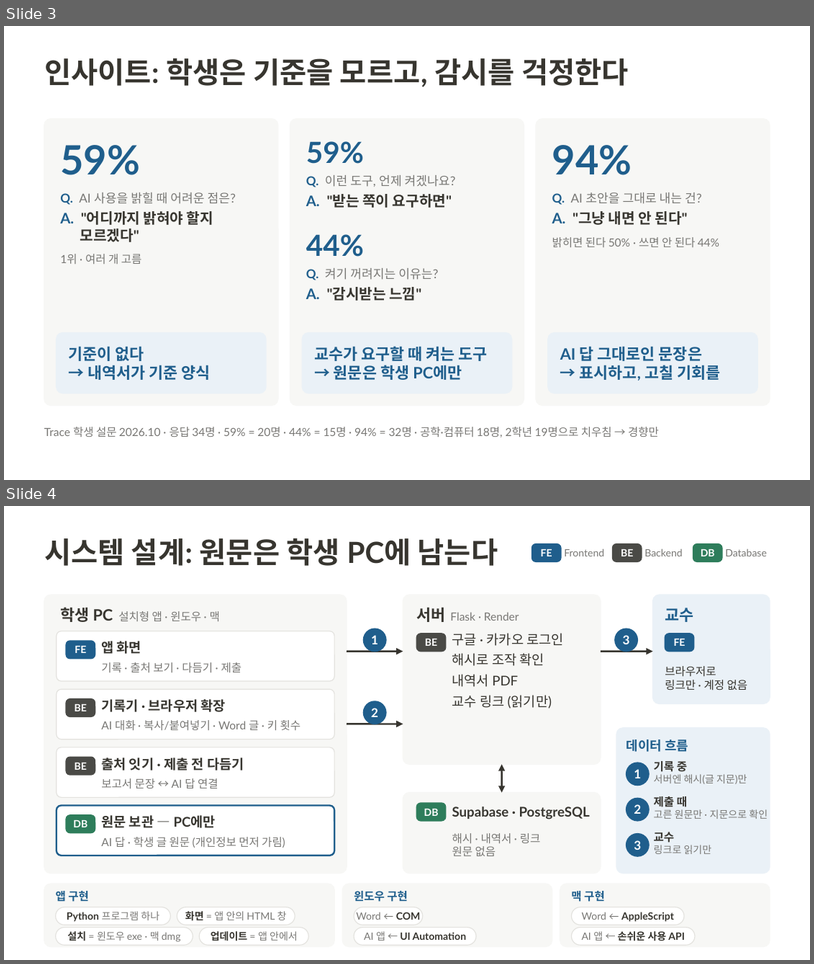
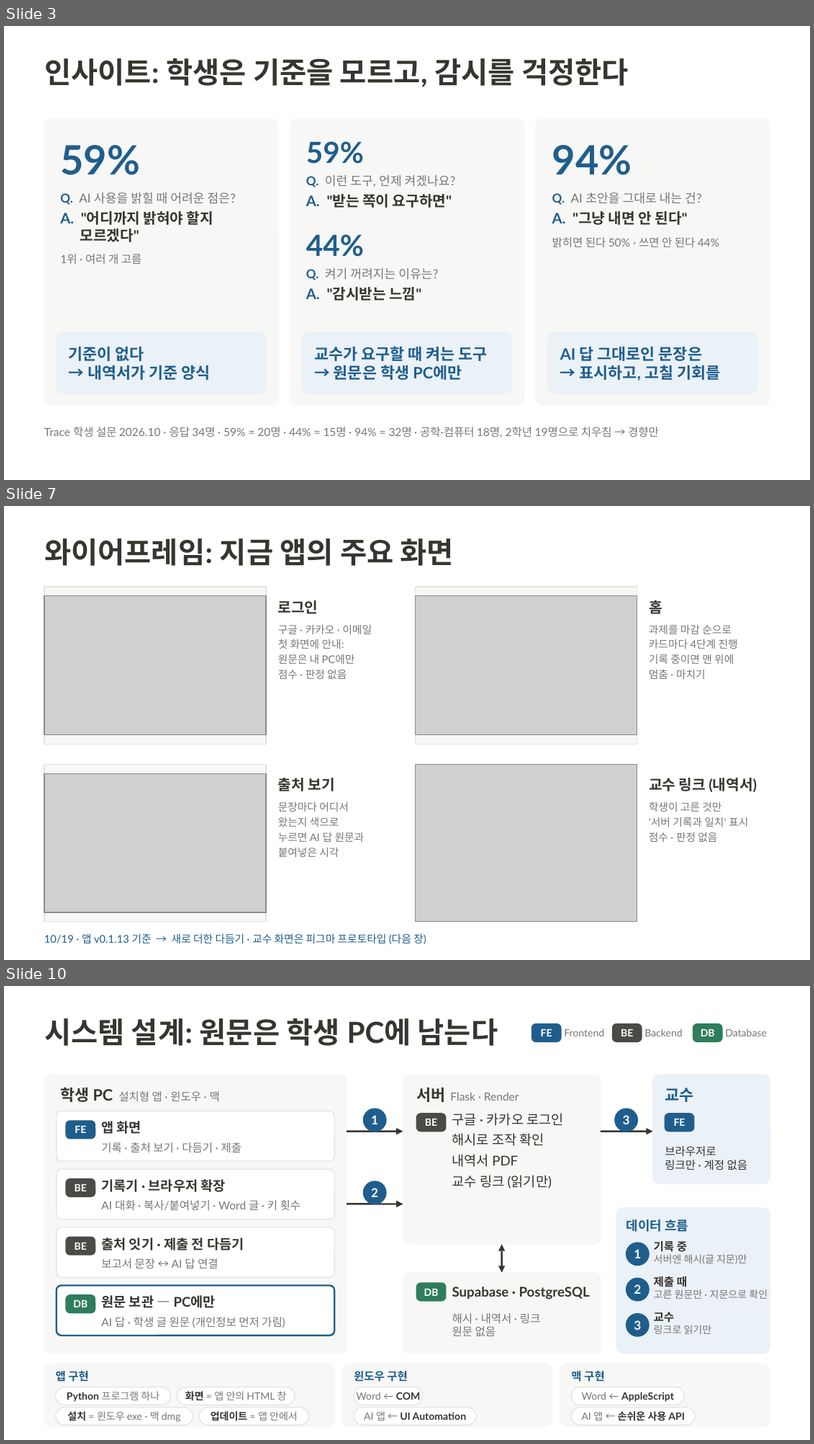
Before and after one commit to 20233014-KYH/trace, a slide deck: deck/중간발표_김용현.pptx. Shown one above the other, each under a label of ours: slides 3 and 4 before the commit, slides 3, 7 and 10 after it; the slides between them are not shown. The pictures are 814x964 and 814x1444 pixels, drawn with LibreOffice and Linux fonts; fonts in the diff are those of the drawing; grey boxes stand for pictures. Boxes give left, top, right and bottom in pixels: in the first picture for what was removed or moved away, otherwise in the second. Text is boxed around its words. In the diff, an @@ line names an element or a change of style, - is before the commit and + after.

```diff
--- a/deck/중간발표_김용현.pptx
+++ b/deck/중간발표_김용현.pptx
@@ slide 7 added at [4, 506, 810, 960], background #FFFFFF @@
@@ title added at [44, 538, 454, 566], 26 pt, text #37352F, bold @@
+와이어프레임: 지금 앱의 주요 화면
@@ rectangle added at [44, 587, 266, 744], fill #F7F7F5, outline #E3E2DE 0.75 pt @@
@@ rectangle added at [415, 587, 637, 744], fill #F7F7F5, outline #E3E2DE 0.75 pt @@
@@ picture added at [44, 595, 266, 734] @@
@@ text added at [278, 600, 319, 614], 13 pt, text #37352F, bold @@
+로그인
@@ picture added at [415, 595, 637, 734] @@
@@ text added at [649, 600, 663, 614], 13 pt, text #37352F, bold @@
+홈
@@ text added at [278, 625, 372, 679], 9.5 pt, text #787774 @@
+구글 · 카카오 · 이메일
+첫 화면에 안내:
+원문은 내 PC에만
+점수 · 판정 없음
@@ text added at [649, 625, 738, 679], 9.5 pt, text #787774 @@
+과제를 마감 순으로
+카드마다 4단계 진행
+기록 중이면 맨 위에
+멈춤 · 마치기
@@ rectangle added at [44, 764, 266, 921], fill #F7F7F5, outline #E3E2DE 0.75 pt @@
@@ rectangle added at [415, 764, 637, 921], fill #F7F7F5, outline #E3E2DE 0.75 pt @@
@@ picture added at [415, 764, 637, 921] @@
@@ picture added at [44, 773, 266, 911] @@
@@ text added at [278, 777, 335, 791], 13 pt, text #37352F, bold @@
+출처 보기
@@ text added at [649, 777, 757, 792], 13 pt, text #37352F, bold @@
+교수 링크 (내역서)
@@ text added at [278, 802, 365, 857], 9.5 pt, text #787774 @@
+문장마다 어디서
+왔는지 색으로
+누르면 AI 답 원문과
+붙여넣은 시각
@@ text added at [649, 802, 748, 842], 9.5 pt, text #787774 @@
+학생이 고른 것만
+'서버 기록과 일치' 표시
+점수 · 판정 없음
@@ text added at [44, 933, 427, 944], 9.5 pt, text #1F5E8C @@
+10/19 · 앱 v0.1.13 기준 → 새로 더한 다듬기 · 교수 화면은 피그마 프로토타입 (다음 장)
@@ what was slide 4 is now slide 10 @@
```
Also in this commit, not shown: 2 slides changed, 5 other slides added, 11 other files.
